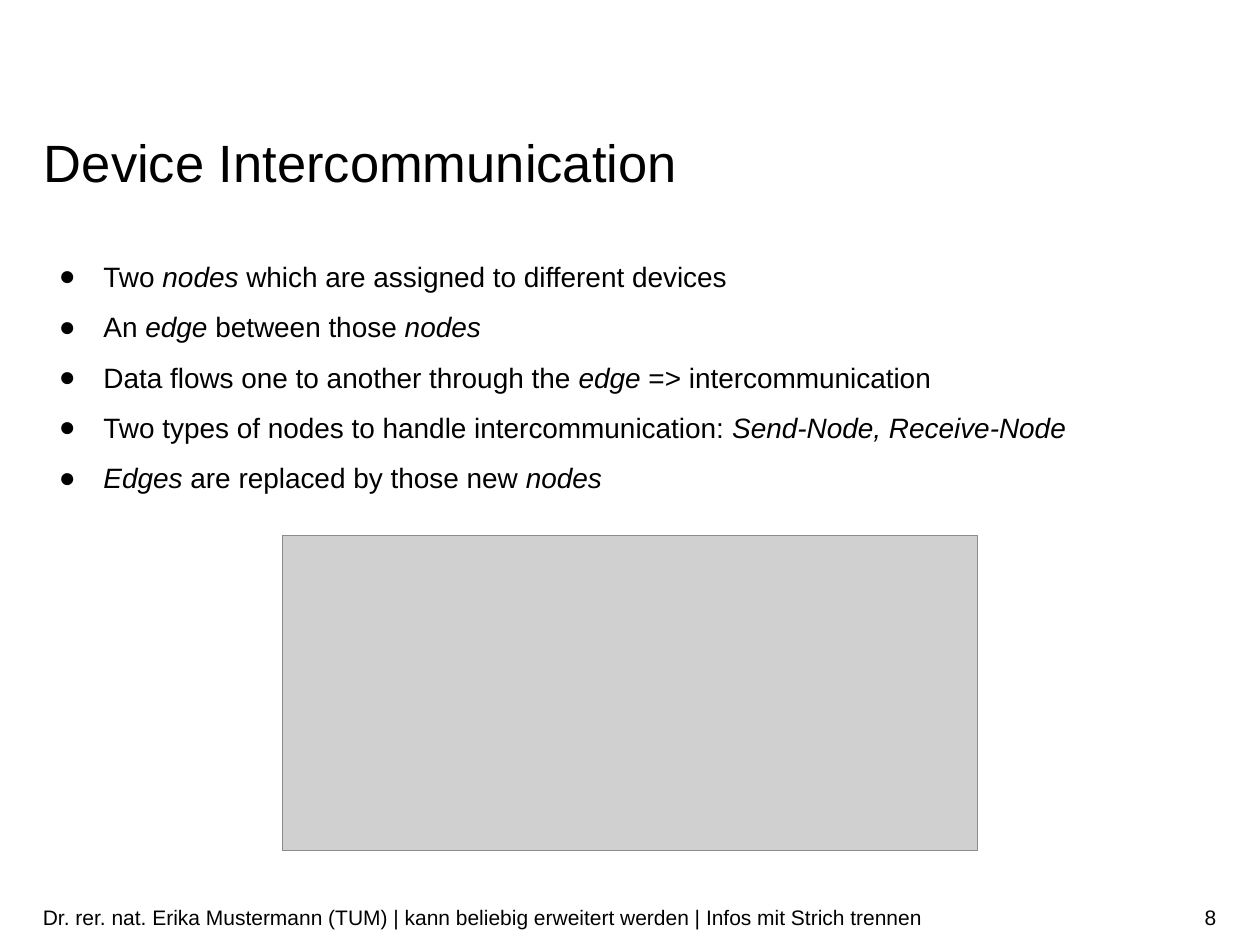
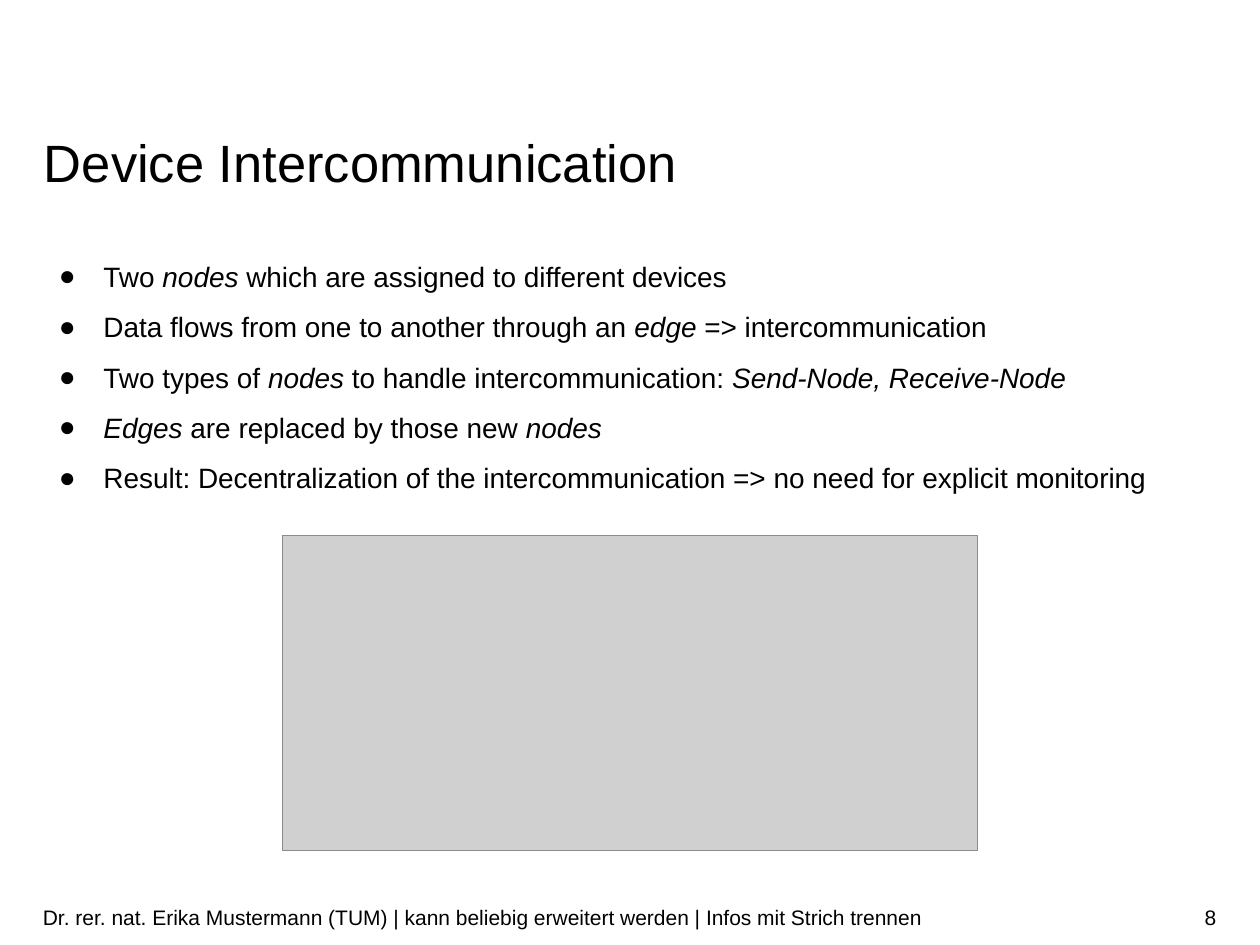
Before and after one commit to ekm01/EPHPC, a slide deck: slide 8 of Presentation/EPHPC_Presentation.odp. Drawn at 1260x945 pixels with LibreOffice and Linux fonts; fonts in the diff are those of the drawing; grey boxes stand for pictures; background and template pictures are left out. Boxes give left, top, right and bottom in pixels: in the first picture for what was removed or moved away, otherwise in the second. Text is boxed around its words. In the diff, an @@ line names an element or a change of style, - is before the commit and + after.

```diff
--- a/Presentation/EPHPC_Presentation.odp
+++ b/Presentation/EPHPC_Presentation.odp
@@ text at [103, 316, 987, 343]: text changed @@
-● An edge between those nodes
-● Data flows one to another through the edge => intercommunication
+● Data flows from one to another through an edge => intercommunication
@@ text at [103, 367, 1066, 393]: italic on in "nodes" @@
@@ text at [103, 467, 1146, 494]: paragraph added @@
+● Result: Decentralization of the intercommunication => no need for explicit monitoring
```
Also in this commit, not shown: 2 other slides changed, 5 other files.
